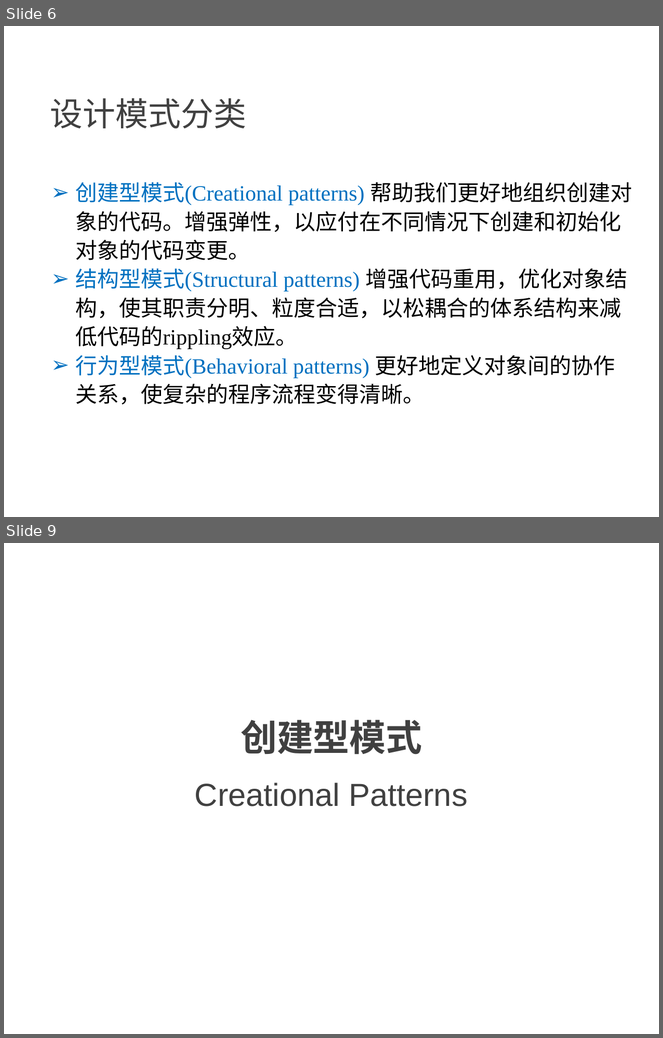
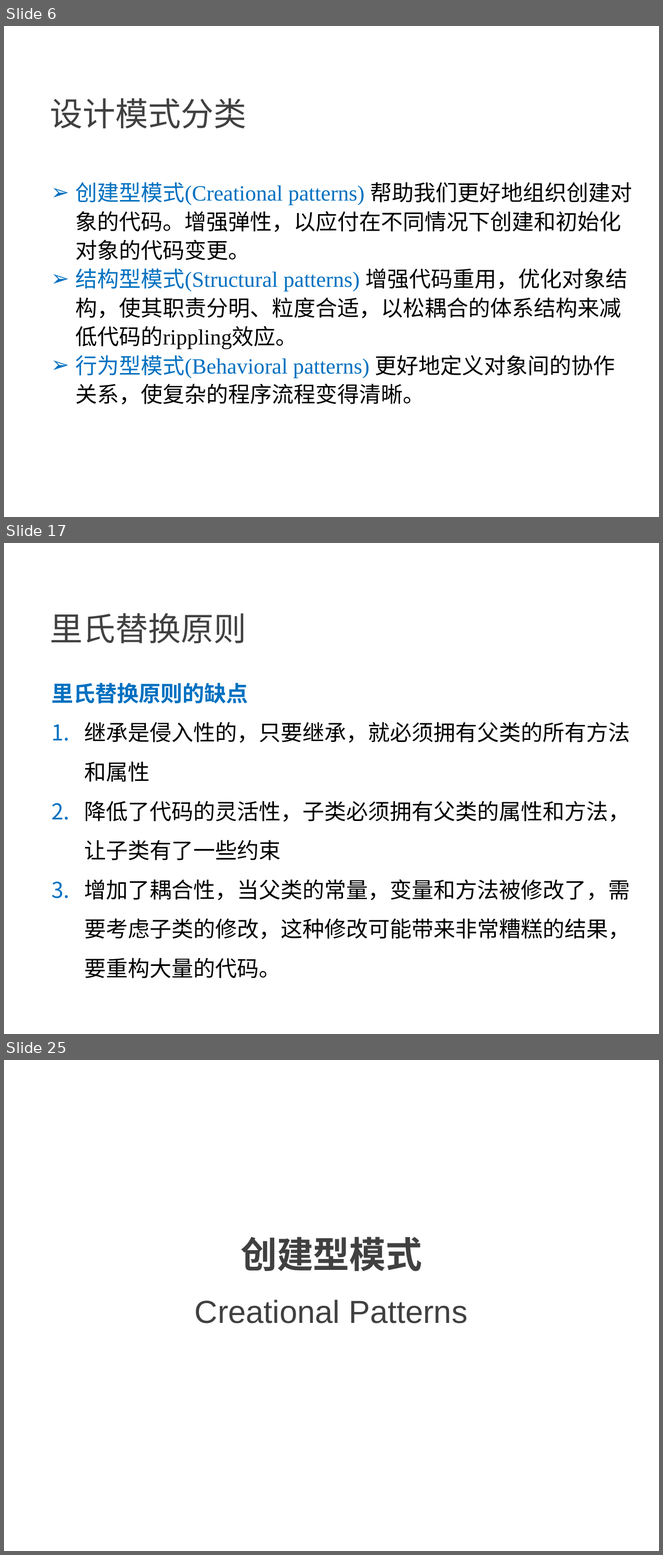
Before and after one commit to NewGr8Player/My-PPT, a slide deck: Design pattern/23种设计模式详解.pptx. Shown one above the other, each under a label of ours: slides 6 and 9 before the commit, slides 6, 17 and 25 after it; the slides between them are not shown. The pictures are 663x1038 and 663x1555 pixels, drawn with LibreOffice and Linux fonts; fonts in the diff are those of the drawing. Boxes give left, top, right and bottom in pixels: in the first picture for what was removed or moved away, otherwise in the second. Text is boxed around its words. In the diff, an @@ line names an element or a change of style, - is before the commit and + after.

Commit message:
修改PPT，增加里氏替换原则内容

```diff
--- a/Design pattern/23种设计模式详解.pptx
+++ b/Design pattern/23种设计模式详解.pptx
@@ slide 17 added at box(4, 543, 659, 1034), background #FFFFFF @@
@@ text added at box(50, 613, 246, 643), 36 pt, text #404040 @@
+里氏替换原则
@@ text added at box(51, 683, 630, 979), 24 pt, text #000000 @@
+里氏替换原则的缺点
+1. 继承是侵入性的，只要继承，就必须拥有父类的所有方法和属性
+2. 降低了代码的灵活性，子类必须拥有父类的属性和方法，让子类有了一些约束
+3. 增加了耦合性，当父类的常量，变量和方法被修改了，需要考虑子类的修改，这种修改可能带来非常糟糕的结果，要重构大量的代码。
@@ what was slide 9 is now slide 25 @@
```
Also in this commit, not shown: 3 slides changed, 15 other slides added, 2 other files.
